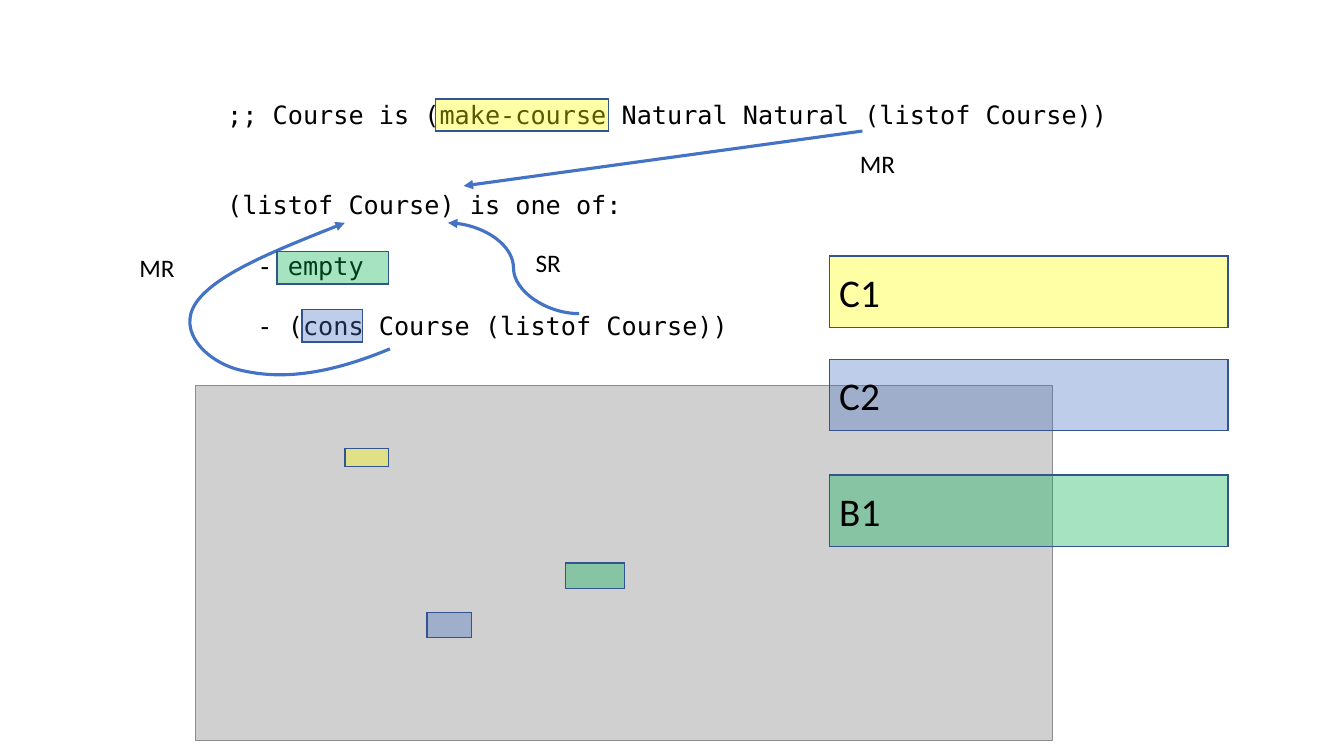
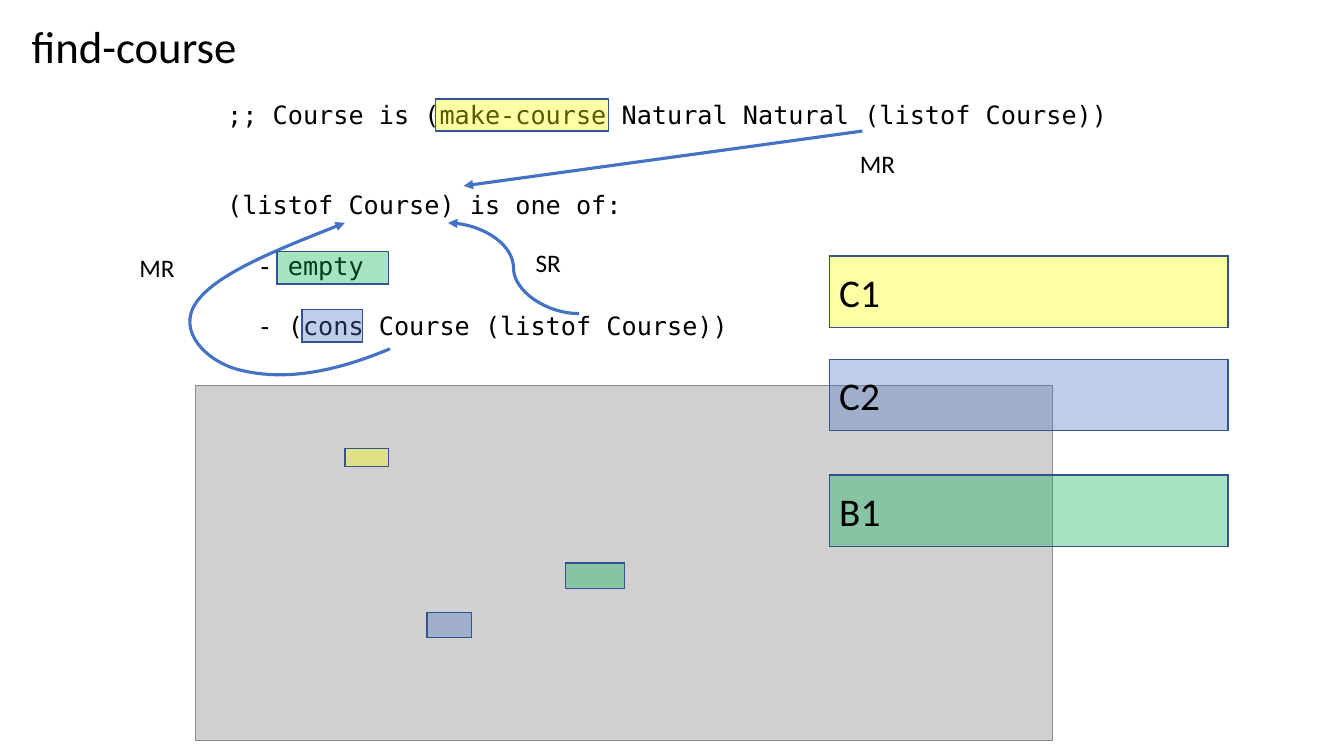
Before and after one commit to GregorKiczales/spd-materials, a slide deck: slide 7 of instructor/l14/l14-pad.pptx (slide 6 before the commit). Drawn at 1344x756 pixels with LibreOffice and Linux fonts; fonts in the diff are those of the drawing; grey boxes stand for pictures. Boxes give left, top, right and bottom in pixels: in the first picture for what was removed or moved away, otherwise in the second. Text is boxed around its words. In the diff, an @@ line names an element or a change of style, - is before the commit and + after.

```diff
--- a/instructor/l14/l14-pad.pptx
+++ b/instructor/l14/l14-pad.pptx
@@ text added at <box>32,32,237,64</box>, 32 pt, text #000000 @@
+find-course
```
Also in this commit, not shown: 4 other slides changed, 1 slide added, 2 other files.
